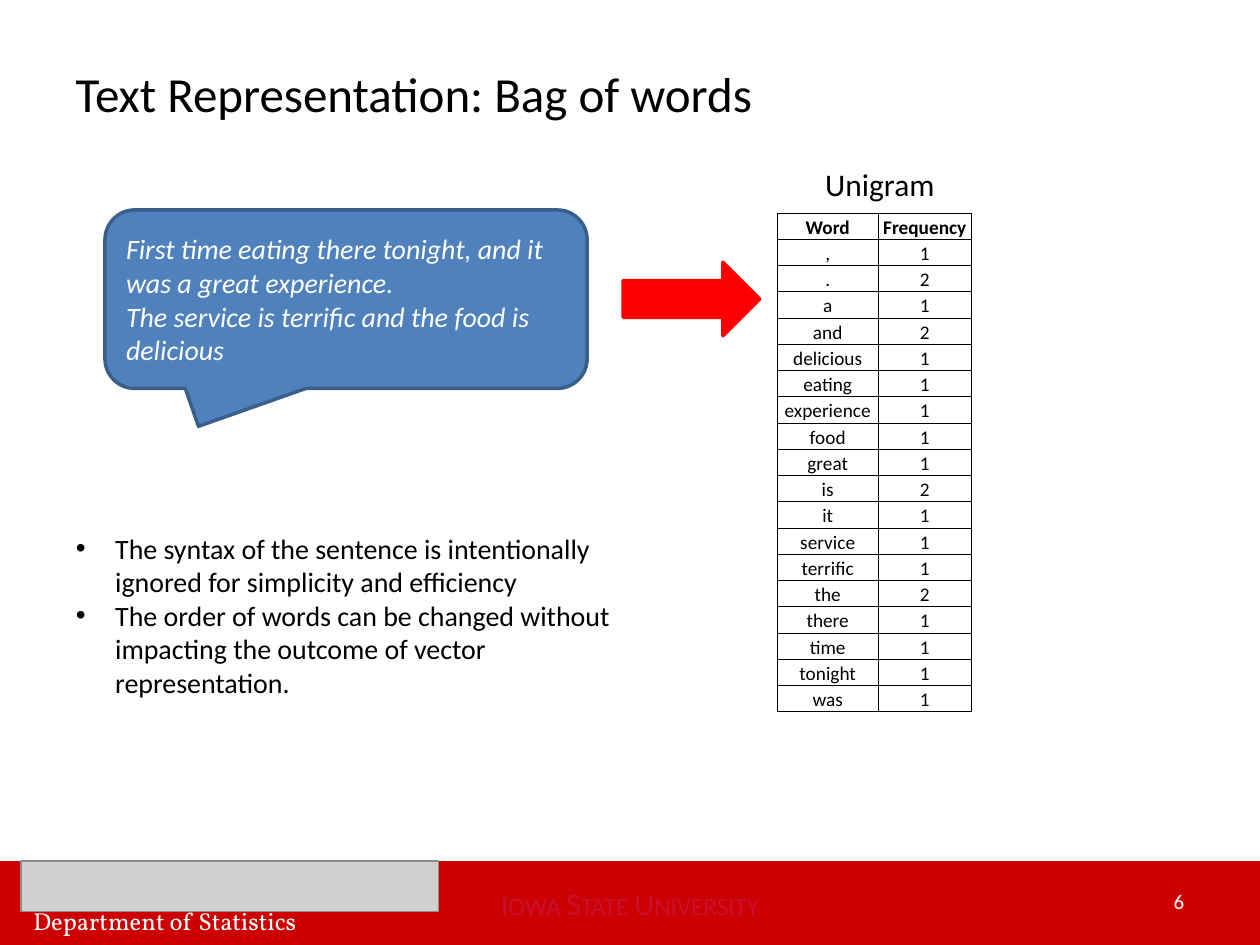
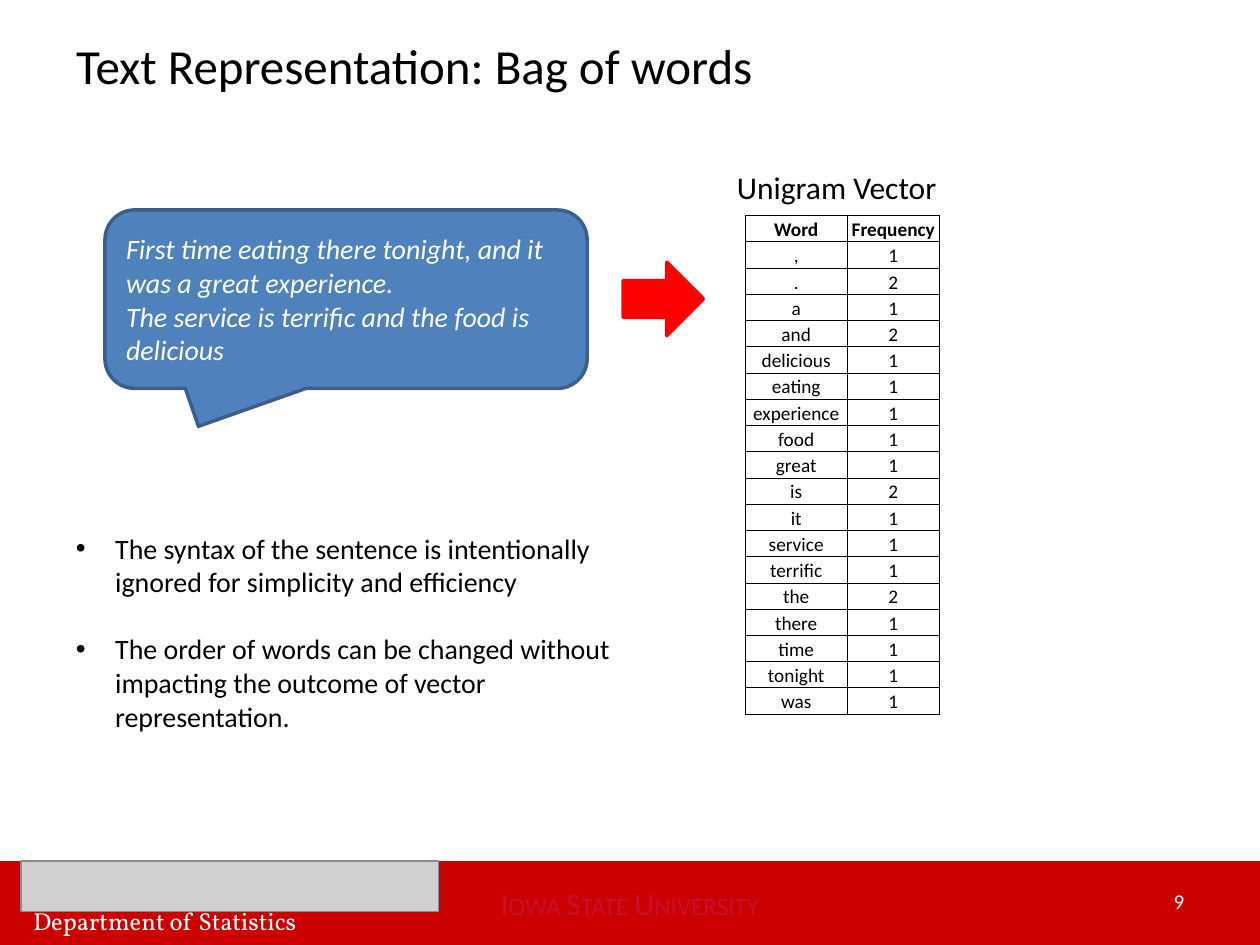
Before and after one commit to huwei95/Yelp_Text_Mining, a slide deck: slide 9 of Wei Hu Master of Statistics Final Oral Exam Apr 12.pptx (slide 6 before the commit). Drawn at 1260x945 pixels with LibreOffice and Linux fonts; fonts in the diff are those of the drawing; grey boxes stand for pictures. Boxes give left, top, right and bottom in pixels: in the first picture for what was removed or moved away, otherwise in the second. Text is boxed around its words. In the diff, an @@ line names an element or a change of style, - is before the commit and + after.

```diff
--- a/Wei Hu Master of Statistics Final Oral Exam Apr 12.pptx
+++ b/Wei Hu Master of Statistics Final Oral Exam Apr 12.pptx
@@ title "Text Representation: Bag of words": place and size @@
-title "Text Representation: Bag of words" at [76,78,752,121]
+title "Text Representation: Bag of words" at [76,50,753,93]
@@ text at [737,177,936,205]: text changed @@
-Unigram
+Unigram Vector
@@ table: place and size @@
-table at [777,213,973,712]
+table at [746,215,941,714]
@@ right arrow: place and size @@
-right arrow at [624,262,760,335]
+right arrow at [624,262,704,335]
@@ text "The syntax of the sentence ..." rewrapped from [115,539,609,698] to [115,539,609,732] @@
@@ page number at [1174,895,1185,909]: text changed @@
-6
+9
```
Also in this commit, not shown: 5 other slides changed, 22 slides added.
